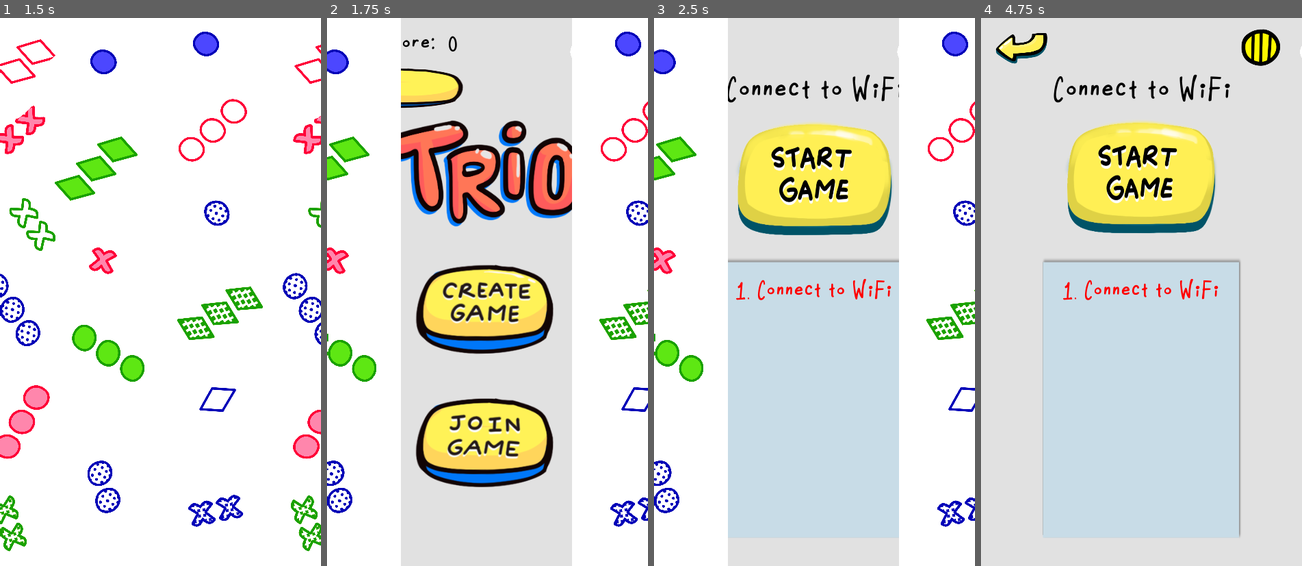
Above: before the commit, frames 1-4 (left to right).
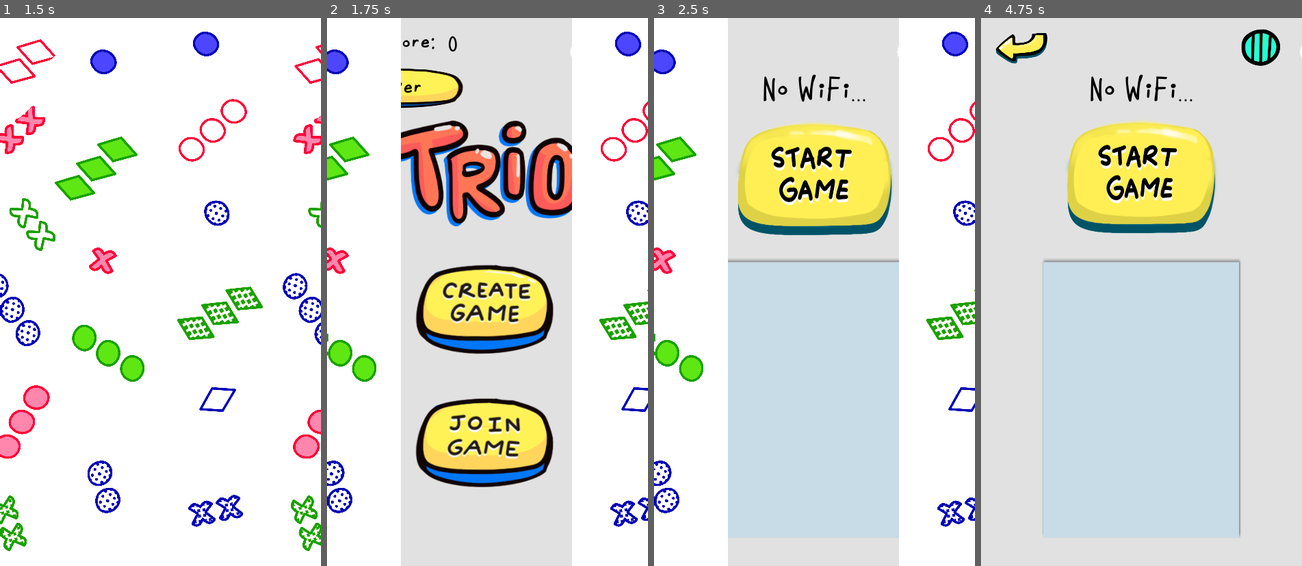
Above: after the commit, the same moments.

Repository: brennanho/Trio
Game: Godot game, scene res://Select_Room.tscn
The game is run twice, just before and just after one commit, with the same random seed, the same clock (stepped at 60 frames per second) and the same inputs. This scene is started directly instead of the project's main scene.
Inputs (mouse positions are in pixels of both pictures, inside the frame that each line leads up to):
- Up to frame 1 (1.5 s): click (32, 50) at 1.25 s
- Up to frame 2 (1.75 s): no input
- Up to frame 3 (2.5 s): click (814, 308) at 2 s
- Up to frame 4 (4.75 s): click (1141, 182) at 2.75 s; click (1141, 182) at 3.5 s; click (1141, 182) at 4.25 s

Frame 1 is identical in both runs. In frame 2, less than 0.1% of the frame differs, in the area x 23-30%, y 11-14%; in frame 3, 1.2%; in frame 4, 1.5%, in the area x 22-93%, y 2-52%.
Error before the commit: Invalid set index 'text' (on base: 'Label') with value of type 'int'. (res://Name.gd:15)
Error after the commit: Invalid set index 'text' (on base: 'Label') with value of type 'int'. (res://Name.gd:14)

Commit message:
hi

Diff:
--- a/Lobby.tscn
+++ b/Lobby.tscn
@@ -115,7 +115,7 @@
 position = Vector2( 947.176, 513.004 )
 scale = Vector2( 0.448125, 0.498043 )
 frames = SubResource( 2 )
-frame = 2
+frame = 1
 playing = true
 flip_v = true
 
--- a/Multiplayer.tscn
+++ b/Multiplayer.tscn
@@ -438,6 +438,7 @@
 custom_colors/clear_button_color_pressed = Color( 1, 1, 1, 1 )
 custom_colors/font_color = Color( 0, 0, 0, 1 )
 custom_colors/clear_button_color = Color( 1, 1, 1, 1 )
+text = "Player"
 align = 1
 max_length = 12
 script = ExtResource( 14 )
@@ -447,6 +448,7 @@
 anchor_bottom = 1.0
 custom_fonts/font = SubResource( 9 )
 custom_colors/font_color = Color( 0, 0, 0, 1 )
+text = "Player"
 align = 1
 valign = 1
 max_lines_visible = 1
--- a/Name.gd
+++ b/Name.gd
@@ -11,5 +11,5 @@
 	global.save_data('name', text_node.text)
 
 func _ready():
-	var name = global.load_data('name')
-	text_node.text = name
+	text_node.text = global.load_data('name')
+	global.player_name = text_node.text
--- a/Start_Game.tscn
+++ b/Start_Game.tscn
@@ -799,6 +799,7 @@
 valign = 1
 
 [node name="Game_Screen" type="GridContainer" parent="."]
+editor/display_folded = true
 anchor_left = 0.5
 anchor_top = 0.5
 anchor_right = 0.5
@@ -875,7 +876,6 @@
 stretch_mode = 6
 
 [node name="card" type="TextureButton" parent="Game_Screen/card_2"]
-editor/display_folded = true
 material = ExtResource( 4 )
 use_parent_material = true
 anchor_left = 0.5
--- a/scripts/Room_Name.gd
+++ b/scripts/Room_Name.gd
@@ -1,6 +1,9 @@
 extends Label
 
-#Displays the room name (ip address for clients to join)
+#Displays the room name for clients to join
 func _ready():
 	self.add_color_override("font_color", Color(0,0,0))
-	self.text = global.ip_to_name(global.server_ip)
+	if global.network_role == global.ENET_SERVER:
+		self.text = global.player_name
+	else:
+		self.text = global.server_name
--- a/scripts/Scores.gd
+++ b/scripts/Scores.gd
@@ -23,7 +23,7 @@
 		else:
 			font.size = FONT_SIZE_BIG
 		font.font_data = FONT
-		player.text =  global.ip_to_name(global.players_ips[player_id]) + ": " + str(global.players_score[player_id])
+		player.text =  global.players_ips[player_id] + ": " + str(global.players_score[player_id])
 		player.align = player.ALIGN_RIGHT
 		player.add_font_override("font", font)
 		player.add_color_override("font_color", BLACK)
--- a/scripts/global.gd
+++ b/scripts/global.gd
@@ -18,7 +18,7 @@
 var discover_thread
 var high_score = 0
 var player_name
-var room_name
+var server_name
 
 #CONSTS
 const LOOPBACK = "127.0.0.1"
--- a/scripts/lobby.gd
+++ b/scripts/lobby.gd
@@ -28,7 +28,7 @@
 
 func add_player_to_screen(player_num, player_id, ip):
 	var player = Label.new()
-	player.text = str(player_num) + ". " + global.ip_to_name(ip)
+	player.text = str(player_num) + ". " + ip
 	var font = DynamicFont.new()
 	font.size = FONT_SIZE
 	font.font_data = FONT
@@ -55,7 +55,7 @@
 		get_node("Network").init_server()
 		randomize()
 		seed_val = randi()
-		add_player_to_screen(1,1, global.get_host_ip())
+		add_player_to_screen(1,1, global.load_data('name'))
 		global.discover_thread = Thread.new()
 		global.discover_thread.start(get_node("Network"), "broadcast_to_clients", [null])
 	else:
--- a/scripts/network.gd
+++ b/scripts/network.gd
@@ -19,6 +19,7 @@
 
 func _connected_to_server(id):
 	print('Client ' + str(id) + ' connected to Server')
+	rpc_id(1, "_client_connected", id, global.load_data('name'))
 
 func _connect_to_server_fail():
 	print('Client failed to connect to Server')
@@ -32,12 +33,12 @@
 	global.refresh_globals()
 
 # EXECUTED ON SERVER SIDE
-func _client_connected(id):
-	print('Client ' + str(id) + ' has joined')
-	get_parent().add_player_to_screen(len(global.players_in_lobby)+1,id, global.peer.get_peer_address(id))
+remote func _client_connected(id, name):
+	print('Client ' + name + ' has joined')
+	get_parent().add_player_to_screen(len(global.players_in_lobby)+1,id, name)
 	for player_id in global.players_in_lobby.keys():
 		if player_id != 1 and player_id != id:
-			rpc_id(player_id, "add_new_client_to_other_client", id, global.peer.get_peer_address(id))
+			rpc_id(player_id, "add_new_client_to_other_client", id, name)
 	rpc_id(id, "update_players_lobby", global.players_in_lobby, global.players_ips, id)
 
 func _client_disconnected(id):
@@ -56,7 +57,7 @@
 		var client_ip = global.udp_sock.get_var()
 		if client_ip != null:
 			global.udp_sock.set_dest_address(client_ip, udp_client_port)
-			global.udp_sock.put_var(my_ip)
+			global.udp_sock.put_var([my_ip, global.load_data('name')])
 	return 0
 
 func init_server():
@@ -67,7 +68,7 @@
 	global.peer.set_always_ordered(true)
 	global.peer.transfer_mode = global.peer.TRANSFER_MODE_RELIABLE
 	get_tree().set_network_peer(global.peer)
-	get_tree().connect("network_peer_connected",    self, "_client_connected")
+	#get_tree().connect("network_peer_connected",    self, "_client_connected")
 	get_tree().connect("network_peer_disconnected", self, "_client_disconnected")
 
 func init_client(ip):
--- a/scripts/rooms.gd
+++ b/scripts/rooms.gd
@@ -46,18 +46,20 @@
 				parts[3] = '255'
 				global.udp_sock.set_dest_address(parts.join('.'), udp_server_port)
 				global.udp_sock.put_var(global.get_host_ip())
-				var server_ip = global.udp_sock.get_var()
-				if server_ip != null:
-					var server_ip_split = PoolStringArray(server_ip.split(".")).join("")
-					if not(server_ip in updated_servers):
-						updated_servers[server_ip] = server_ip_split
+				var server = global.udp_sock.get_var()
+				if server != null:
+					var ip = server[0]
+					var name = server[1]
+					if not(server in updated_servers):
+						updated_servers[ip] = name
 	global.udp_sock.close()
 	return updated_servers
 
-func _pressed(server_ip):
+func _pressed(server_ip, name):
 	set_process(false)
 	global.refresh_globals()
 	global.server_ip = server_ip
+	global.server_name = name
 	Transition.fade_to(global.LOBBY_SCENE)
 
 func _process(delta):
@@ -81,7 +83,7 @@
 			#label.add_color_override("font_color", BLACK)
 			server_button.name = server_ip
 			server_button.mouse_filter = server_button.MOUSE_FILTER_PASS
-			server_button.connect("pressed", self, "_pressed", [server_ip])
+			server_button.connect("pressed", self, "_pressed", [server_ip, updated_servers[server_ip]])
 			server_button.texture_normal = BLANK_OFF
 			server_button.texture_pressed = BLANK_ON
 			server_button.expand = true
@@ -97,7 +99,7 @@
 			label.align = label.ALIGN_CENTER
 			label.rect_position.y -= ROOM_NAME_Y_OFFSET
 			label.rect_size = server_button.rect_size
-			label.text = global.ip_to_name(server_ip)
+			label.text = updated_servers[server_ip]
 			add_child(server_button)
 
 func _ready():
